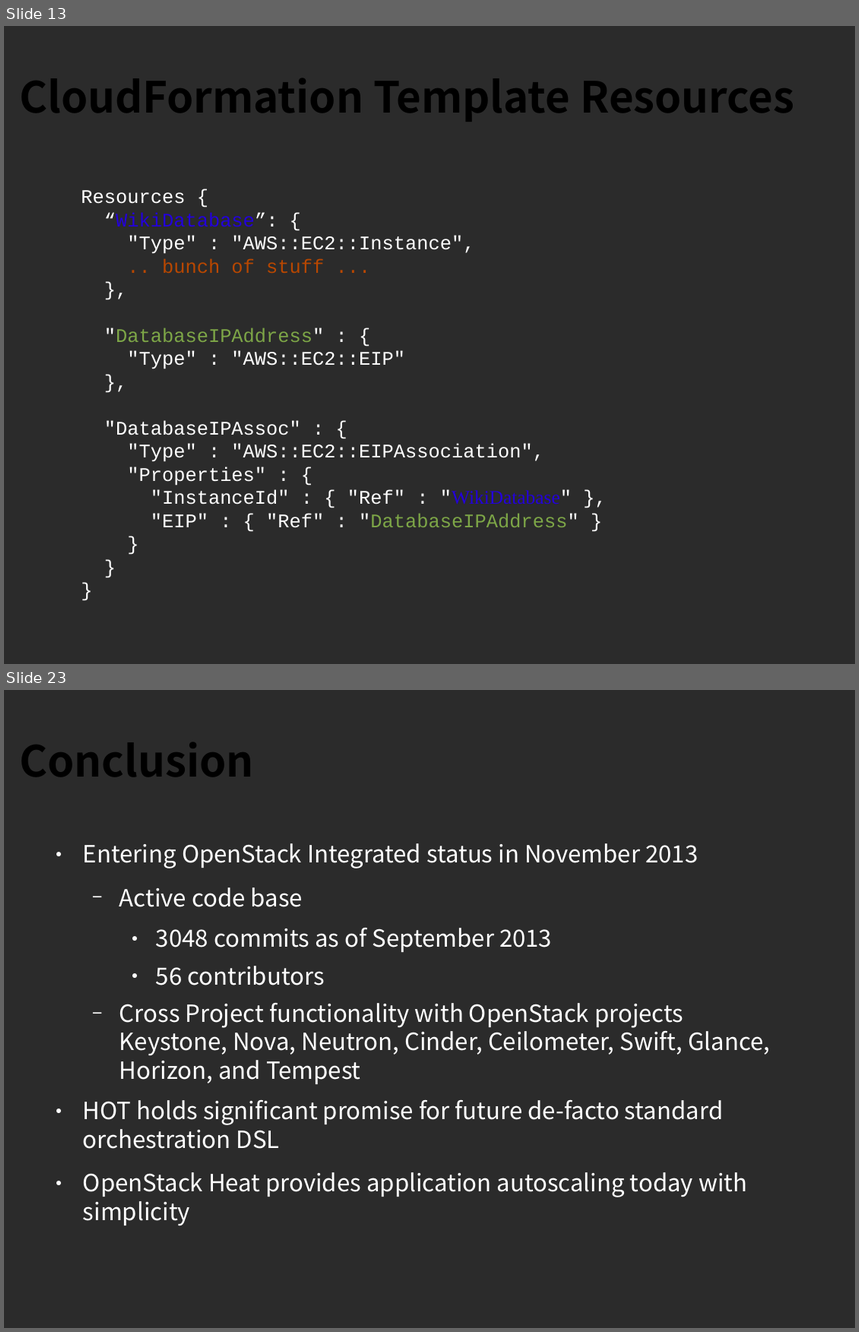
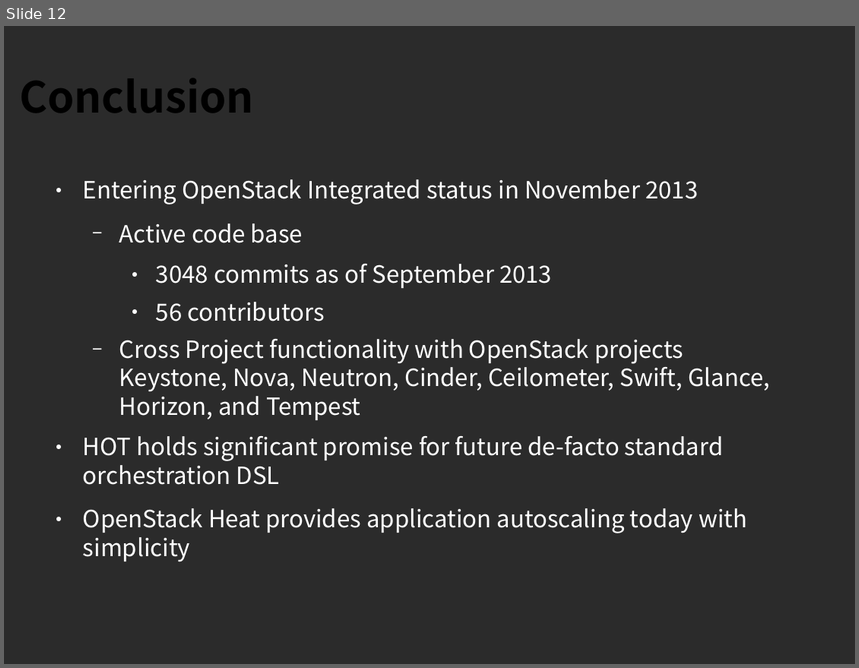
Before and after one commit to sdake/slides, a slide deck: sdake-cloudopen-heat-2013-09/heat-cloudopen-final.odp. Shown one above the other, each under a label of ours: slides 13 and 23 before the commit, slide 12 after it; the slides between them are not shown. The pictures are 859x1332 and 859x668 pixels, drawn with LibreOffice and Linux fonts; fonts in the diff are those of the drawing; background and template pictures are left out; a plain dark background stands for a picture behind light text. Boxes give left, top, right and bottom in pixels: in the first picture for what was removed or moved away, otherwise in the second. Text is boxed around its words. In the diff, an @@ line names an element or a change of style, - is before the commit and + after.

```diff
--- a/sdake-cloudopen-heat-2013-09/heat-cloudopen-final.odp
+++ b/sdake-cloudopen-heat-2013-09/heat-cloudopen-final.odp
@@ slide 13 removed at (x1=4, y1=26, x2=855, y2=664), background picture (left out) @@
@@ title removed at (x1=19, y1=78, x2=794, y2=122) @@
-CloudFormation Template Resources
@@ text removed at (x1=81, y1=190, x2=579, y2=528) @@
-Resources {
-“WikiDatabase”: {
-"Type" : "AWS::EC2::Instance",
-.. bunch of stuff ...
-},
-"DatabaseIPAddress" : {
-"Type" : "AWS::EC2::EIP"
-},
-"DatabaseIPAssoc" : {
-"Type" : "AWS::EC2::EIPAssociation",
-"Properties" : {
-"InstanceId" : { "Ref" : "WikiDatabase" },
-"EIP" : { "Ref" : "DatabaseIPAddress" }
-}
-}
-}
@@ what was slide 23 is now slide 12 @@
```
Also in this commit, not shown: 3 slides changed, 10 other slides removed, 2 other files.
